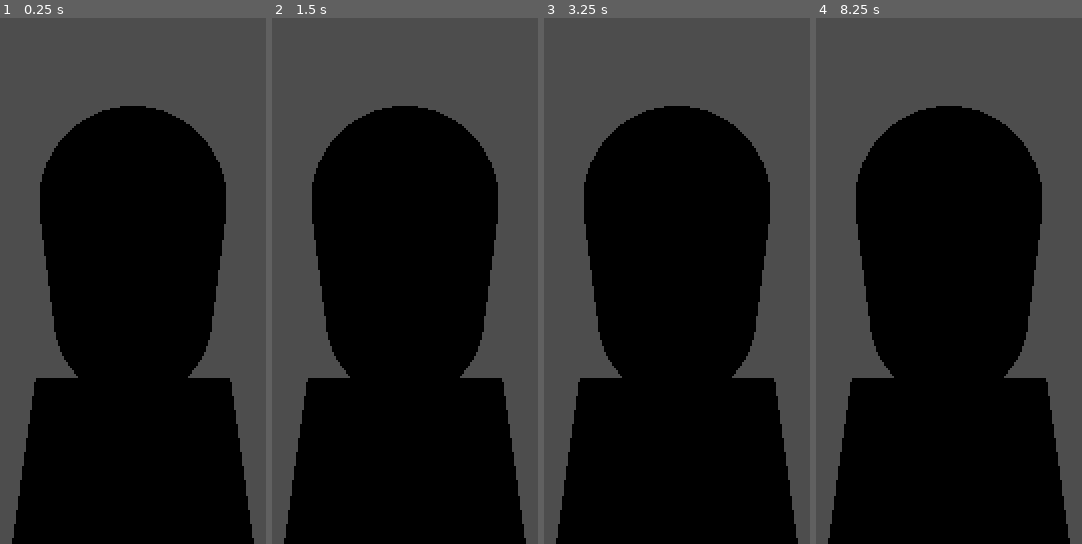
Above: before the commit, frames 1-4 (left to right).
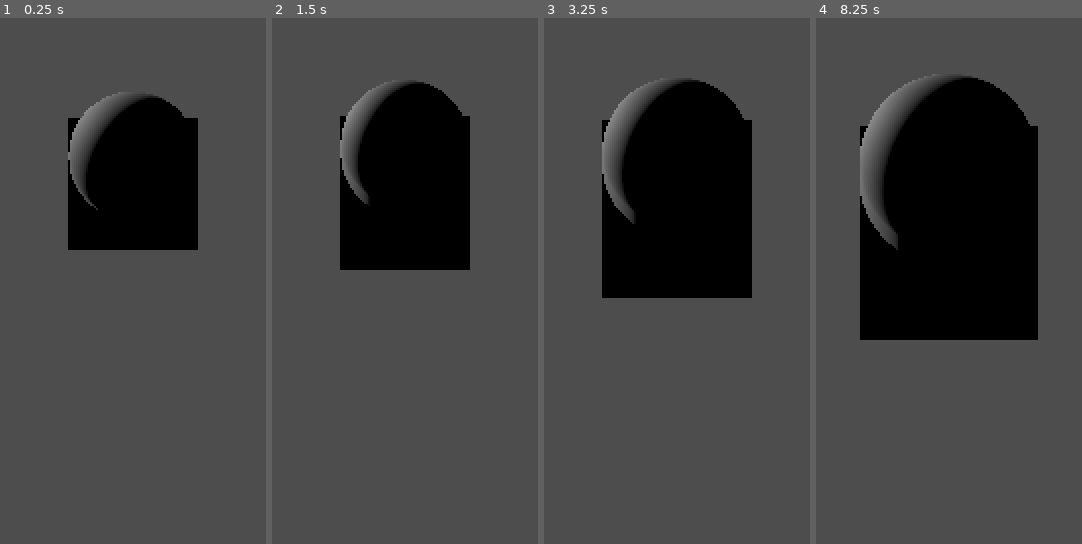
Above: after the commit, the same moments.

Repository: NekDuk/nuclear-winter
Game: Godot game, scene res://core/base_world.tscn
Same seed, same stepped clock (60 frames per second), same inputs: the game is played once before the commit and once after it.
Inputs (mouse positions are in pixels of both pictures, inside the frame that each line leads up to):
- Up to frame 1 (0.25 s): no input
- Up to frame 2 (1.5 s): move the mouse to (outside the picture) at 0.52 s; hold D (move_right) 0.53-1.28 s; hold C (move_crouch) 0.53-1.28 s; tap Alt (move_jog) at 0.8, 1.35 s; tap Enter at 1.25 s; move the mouse to (outside the picture) at 1.27 s; hold S (move_back) from 1.28 s (still down)
- Up to frame 3 (3.25 s): tap Shift (move_sprint) at 1.55 s; tap Space at 2 s; move the mouse to (outside the picture) at 2.02 s; release S (move_back) at 2.03 s; hold D (move_right) 2.03-2.78 s; hold Shift (move_sprint) 2.03-2.78 s; tap Middle mouse button (camera_rotate, bound only after the co… at 2.3, 2.85 s; tap Enter at 2.75 s; move the mouse to (597, 275) at 2.77 s; hold W (move_forward) from 2.78 s (still down); tap Mouse wheel up (zoom_in, bound only after the commit) at 3.05 s
- Up to frame 4 (8.25 s): tap Space at 3.5, 5 s; move the mouse to (outside the picture) at 3.52 s; release W (move_forward) at 3.53 s; hold Mouse wheel up (zoom_in, bound only after the commit) 3.53-4.28 s; hold A (move_left) 3.53-5.03 s; tap Mouse wheel down (zoom_out, bound only after the commit) at 3.8, 4.35 s; tap Enter at 4.25 s; move the mouse to (outside the picture) at 4.27 s; tap C (move_crouch) at 4.55 s; move the mouse to (1028, 96) at 5.02 s; hold S (move_back) 5.03-5.78 s; hold C (move_crouch) 5.03-5.78 s; tap Alt (move_jog) at 5.3, 5.85 s; move the mouse to (outside the picture) at 5.77 s; hold D (move_right) 5.78-6.53 s; tap Shift (move_sprint) at 6.05 s; move the mouse to (outside the picture) at 6.52 s; hold W (move_forward) 6.53-7.28 s; hold Shift (move_sprint) 6.53-7.28 s; tap Middle mouse button (camera_rotate, bound only after the co… at 6.8, 7.35 s; move the mouse to (outside the picture) at 7.27 s; hold D (move_right) 7.28-8.03 s; tap Mouse wheel up (zoom_in, bound only after the commit) at 7.55 s; move the mouse to (outside the picture) at 8.02 s; hold S (move_back) from 8.03 s (still down); hold Mouse wheel up (zoom_in, bound only after the commit) from 8.03 s (still down)

The runs differ from the first frame. In frame 1, 46% of the frame differs, in the area x 4-96%, y 14-100%; in frame 2, 45%; in frame 3, 41%; in frame 4, 36%.
Error before the commit: Parse Error: Cannot find member "rotate_toward" in base "Quaternion". (res://entities/player/player_controller.gd:47)

Commit message:
added camera control

Diff:
--- a/core/base_world.tscn
+++ b/core/base_world.tscn
@@ -11,3 +11,7 @@
 [node name="MeshInstance3D" type="MeshInstance3D" parent="." unique_id=1661866511]
 transform = Transform3D(1, 0, 0, 0, 1, 0, 0, 0, 1, 0, -3.0584235, 0)
 mesh = SubResource("PlaneMesh_ufccg")
+
+[node name="DirectionalLight3D" type="DirectionalLight3D" parent="." unique_id=1751660000]
+transform = Transform3D(0.55496055, 0.46445706, -0.6901437, 0, 0.8296227, 0.55832446, 0.83187664, -0.30984804, 0.46040785, 2.8045166, 0, 0)
+light_energy = 0.7
--- /dev/null
+++ b/entities/player/camera_controller.gd
@@ -0,0 +1,48 @@
+extends Node3D
+
+@onready var _camera: Camera3D = $Camera
+@export var _mouse_sensitivity: float = .001
+@export var _smooth_speed: float = 10.0
+var _yaw: float = 0.0
+@export var _pitch: float = -60.0
+
+@export_group("Zoom Settings")
+@export var _min_size: float = 3.0
+@export var _max_size: float = 20.0
+@export var _zoom_step: float = 1.5
+@export var _zoom_speed: float = 10.0 # interpolation speed
+var _target_size: float = 7.0
+
+func _ready() -> void:
+	_target_size = _camera.size
+
+func snap_angle(current_yaw_radians: float, snap_angle_degrees: float) -> float:
+	var current_degrees = rad_to_deg(current_yaw_radians)
+	var snapped_degrees = round(current_degrees / snap_angle_degrees) * snap_angle_degrees
+	return deg_to_rad(snapped_degrees)
+
+func _unhandled_input(event: InputEvent) -> void:
+	if event.is_action_pressed("zoom_in"):
+		_target_size = clamp(_target_size - _zoom_step, _min_size, _max_size)
+	elif event.is_action_pressed("zoom_out"):
+		_target_size = clamp(_target_size + _zoom_step, _min_size, _max_size)
+
+	if event is InputEventMouseMotion:
+		if Input.is_action_pressed("camera_rotate"):
+			_yaw += event.relative.x * _mouse_sensitivity
+
+	if Input.is_action_just_released("camera_rotate"):
+		# Snap the target yaw to the nearest 45 degrees
+		_yaw = snap_angle(_yaw, 45.0)
+
+func _process(delta: float) -> void:
+	# rotation
+	var current_rot: Quaternion = global_basis.get_rotation_quaternion()
+	var target_rot: Quaternion = Quaternion.from_euler(Vector3(_pitch, _yaw, 0))
+	var blended_rot: Quaternion = current_rot.slerp(target_rot, _smooth_speed * delta)
+
+	global_basis = Basis(blended_rot)
+
+	# zoom
+	if not is_equal_approx(_camera.size, _target_size):
+		_camera.size = move_toward(_camera.size, _target_size, _zoom_speed * delta)
--- a/entities/player/player.tscn
+++ b/entities/player/player.tscn
@@ -2,10 +2,13 @@
 
 [ext_resource type="Script" uid="uid://c2gw1mji52roj" path="res://entities/player/player_manager.gd" id="1_abrql"]
 [ext_resource type="Script" uid="uid://qs5yay38bpj1" path="res://entities/player/player_controller.gd" id="2_sglur"]
+[ext_resource type="Script" uid="uid://ck76jk753i5ko" path="res://entities/player/camera_controller.gd" id="3_sglur"]
 
 [sub_resource type="CapsuleShape3D" id="CapsuleShape3D_sfv1e"]
 
 [sub_resource type="CapsuleMesh" id="CapsuleMesh_abrql"]
+
+[sub_resource type="BoxMesh" id="BoxMesh_abrql"]
 
 [node name="Player" type="CharacterBody3D" unique_id=1561415968]
 script = ExtResource("1_abrql")
@@ -15,15 +18,21 @@
 
 [node name="Controller" type="Node3D" parent="." unique_id=1453239750]
 script = ExtResource("2_sglur")
-_move_state = null
-_base_speed = null
-_turn_speed = null
-_look_angle = null
 
 [node name="Mesh" type="MeshInstance3D" parent="." unique_id=740095097]
 mesh = SubResource("CapsuleMesh_abrql")
 
+[node name="MeshInstance3D" type="MeshInstance3D" parent="Mesh" unique_id=1441188131]
+transform = Transform3D(1, 0, 0, 0, 1, 0, 0, 0, 1, 0, 0.39105618, -0.2)
+mesh = SubResource("BoxMesh_abrql")
+
 [node name="CameraPivot" type="Node3D" parent="." unique_id=814934241]
+script = ExtResource("3_sglur")
+_mouse_sensitivity = 0.003
+_zoom_step = 1.0
+_zoom_speed = 30.0
 
-[node name="Camera3D" type="Camera3D" parent="CameraPivot" unique_id=1825736268]
-transform = Transform3D(1, 0, 0, 0, 0.81915206, 0.57357645, 0, -0.57357645, 0.81915206, 0, 2.761483, 2.2556713)
+[node name="Camera" type="Camera3D" parent="CameraPivot" unique_id=1825736268]
+transform = Transform3D(1, 0, 0, 0, 0.49999997, 0.86602545, 0, -0.86602545, 0.49999997, 0, 6.5326953, 3.2109256)
+projection = 1
+size = 7.0
--- a/entities/player/player_controller.gd
+++ b/entities/player/player_controller.gd
@@ -13,87 +13,3 @@
 
 var aiming: bool = false
 var turning: bool = false
-
-@export var _turn_speed: float = 2.0
-var _target_look_pos: Vector3 = Vector3(0, 0, 0)
-@export var _look_angle: float = 15.0: # pre-convert angle to dot
-	set(value):
-		_look_angle = value
-		_dot_threshold = cos(deg_to_rad(_look_angle / 2.0))
-
-var _dot_threshold: float = 0.707 # Defaults to 45 degrees
-
-
-func _ready() -> void:
-	pass # Replace with function body.
-
-	#FIX, AI DOESNT HELP, LOOK PROPER
-func turn_towards_target() -> void:
-	var target_flat := Vector3(_target_look_pos.x, player.global_position.y, _target_look_pos.z)
-
-	# prevent looking if target is near player position
-	if player.global_position.is_equal_approx(target_flat):
-		return
-
-	var current_quaternion := player.global_transform.basis.get_rotation_quaternion()
-
-	var target_transform := player.global_transform.looking_at(target_flat, Vector3.UP)
-	var target_quaternion := target_transform.basis.get_rotation_quaternion()
-
-	# 4. Calculate our max angular step for this specific frame
-	var max_step_radians := deg_to_rad(_turn_speed)
-
-	# 5. Step toward the target orientation at a completely constant speed
-	var next_quaternion := current_quaternion.rotate_toward(target_quaternion, max_step_radians)
-
-	# 6. Apply the new rotation back to the object's global basis matrix
-	global_transform.basis = Basis(next_quaternion)
-
-func is_target_looked() -> bool:
-	var forward_dir := -player.global_transform.basis.z.normalized()
-	var dir_to_target := (_target_look_pos - player.global_position).normalized()
-
-	var dot_product := forward_dir.dot(dir_to_target)
-
-	#NOTE: study up on dot products
-	return dot_product >= _dot_threshold
-
-func _physics_process(_delta: float) -> void:
-	var input_dir := Input.get_vector("move_left", "move_right", "move_forward", "move_back")
-	var direction := (player.transform.basis * Vector3(input_dir.x, 0, input_dir.y)).normalized()
-
-	var speed = _base_speed
-
-	if is_target_looked():
-		if Input.is_action_pressed("move_jog"):
-			_move_state = MoveState.JOG
-		elif Input.is_action_pressed("move_sprint"): # add conditions
-			_move_state = MoveState.SPRINT
-		elif Input.is_action_pressed("move_crouch"):
-			_move_state = MoveState.CROUCH
-		else:
-			_move_state = MoveState.WALK
-	else:
-		speed = 0.0
-		turn_towards_target()
-
-	match _move_state:
-		MoveState.WALK:
-			speed *= manager.walk_scale
-		MoveState.JOG:
-			speed *= manager.jog_scale
-		MoveState.SPRINT:
-			speed *= manager.sprint_scale
-		MoveState.CROUCH:
-			speed *= manager.crouch_scale
-
-	speed *= _movement_scale
-
-	if direction:
-		player.velocity.x = direction.x * speed
-		player.velocity.z = direction.z * speed
-	else:
-		player.velocity.x = move_toward(player.velocity.x, 0, speed)
-		player.velocity.z = move_toward(player.velocity.z, 0, speed)
-
-	player.move_and_slide()
--- a/project.godot
+++ b/project.godot
@@ -13,17 +13,21 @@
 config/name="fallout-clone"
 run/main_scene="uid://c51i0137vj7bv"
 config/features=PackedStringArray("4.6", "Forward Plus")
+run/low_processor_mode_sleep_usec=0
 config/icon="res://icon.svg"
 
 [debug]
 
-settings/stdout/print_fps=true
 gdscript/warnings/untyped_declaration=1
 gdscript/warnings/inferred_declaration=1
 gdscript/warnings/unsafe_property_access=1
 gdscript/warnings/unsafe_method_access=1
 gdscript/warnings/unsafe_cast=1
 gdscript/warnings/unsafe_call_argument=1
+
+[display]
+
+window/vsync/vsync_mode=0
 
 [dotnet]
 
@@ -71,6 +75,21 @@
 "events": [Object(InputEventMouseButton,"resource_local_to_scene":false,"resource_name":"","device":-1,"window_id":0,"a …(258 unchanged characters)…
 ]
 }
+zoom_in={
+"deadzone": 0.2,
+"events": [Object(InputEventMouseButton,"resource_local_to_scene":false,"resource_name":"","device":-1,"window_id":0,"alt_pressed":false,"shift_pressed":false,"ctrl_pressed":false,"meta_pressed":false,"button_mask":8,"position":Vector2(198, 8),"global_position":Vector2(207, 56),"factor":1.0,"button_index":4,"canceled":false,"pressed":true,"double_click":false,"script":null)
+]
+}
+zoom_out={
+"deadzone": 0.2,
+"events": [Object(InputEventMouseButton,"resource_local_to_scene":false,"resource_name":"","device":-1,"window_id":0,"alt_pressed":false,"shift_pressed":false,"ctrl_pressed":false,"meta_pressed":false,"button_mask":16,"position":Vector2(289, 20),"global_position":Vector2(298, 68),"factor":1.0,"button_index":5,"canceled":false,"pressed":true,"double_click":false,"script":null)
+]
+}
+camera_rotate={
+"deadzone": 0.2,
+"events": [Object(InputEventMouseButton,"resource_local_to_scene":false,"resource_name":"","device":-1,"window_id":0,"alt_pressed":false,"shift_pressed":false,"ctrl_pressed":false,"meta_pressed":false,"button_mask":4,"position":Vector2(145, 12),"global_position":Vector2(154, 60),"factor":1.0,"button_index":3,"canceled":false,"pressed":true,"double_click":false,"script":null)
+]
+}
 
 [physics]
 
Not shown, added: entities/player/camera_controller.gd.uid
